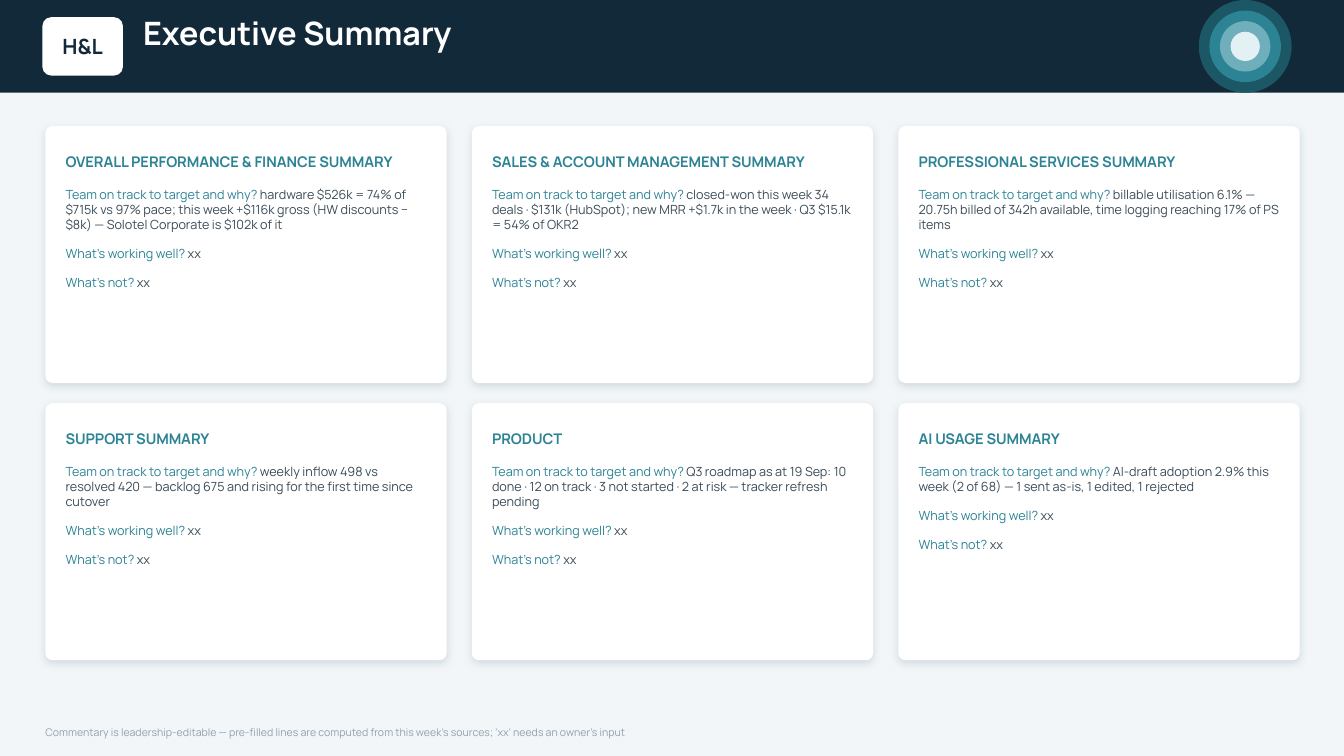
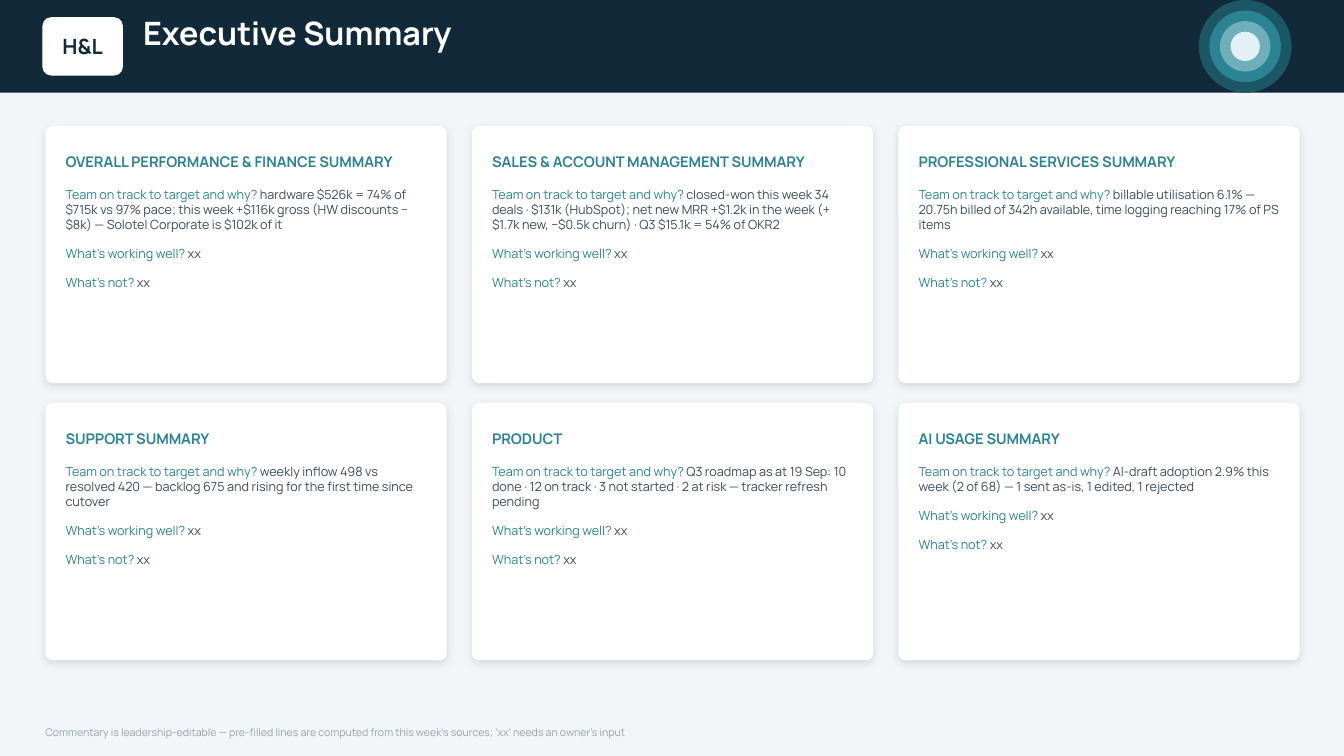
Before and after one commit to ihorner-hl/leadership-reporting, a slide deck: slide 3 of exec-deck/output/H&L Weekly Update - WC 21 Sep 2026.pptx. Drawn at 1344x756 pixels with LibreOffice and Linux fonts; fonts in the diff are those of the drawing. Boxes give left, top, right and bottom in pixels: in the first picture for what was removed or moved away, otherwise in the second. Text is boxed around its words. In the diff, an @@ line names an element or a change of style, - is before the commit and + after.

```diff
--- a/exec-deck/output/H&L Weekly Update - WC 21 Sep 2026.pptx
+++ b/exec-deck/output/H&L Weekly Update - WC 21 Sep 2026.pptx
@@ text at [492, 189, 829, 231]: text changed @@
-Team on track to target and why? closed-won this week 34 deals · $131k (HubSpot); new MRR +$1.7k in the week · Q3 $15.1k = 54% of OKR2
+Team on track to target and why? closed-won this week 34 deals · $131k (HubSpot); net new MRR +$1.2k in the week (+$1.7k new, −$0.5k churn) · Q3 $15.1k = 54% of OKR2
```
Also in this commit, not shown: 1 other slide changed, 3 other files.
